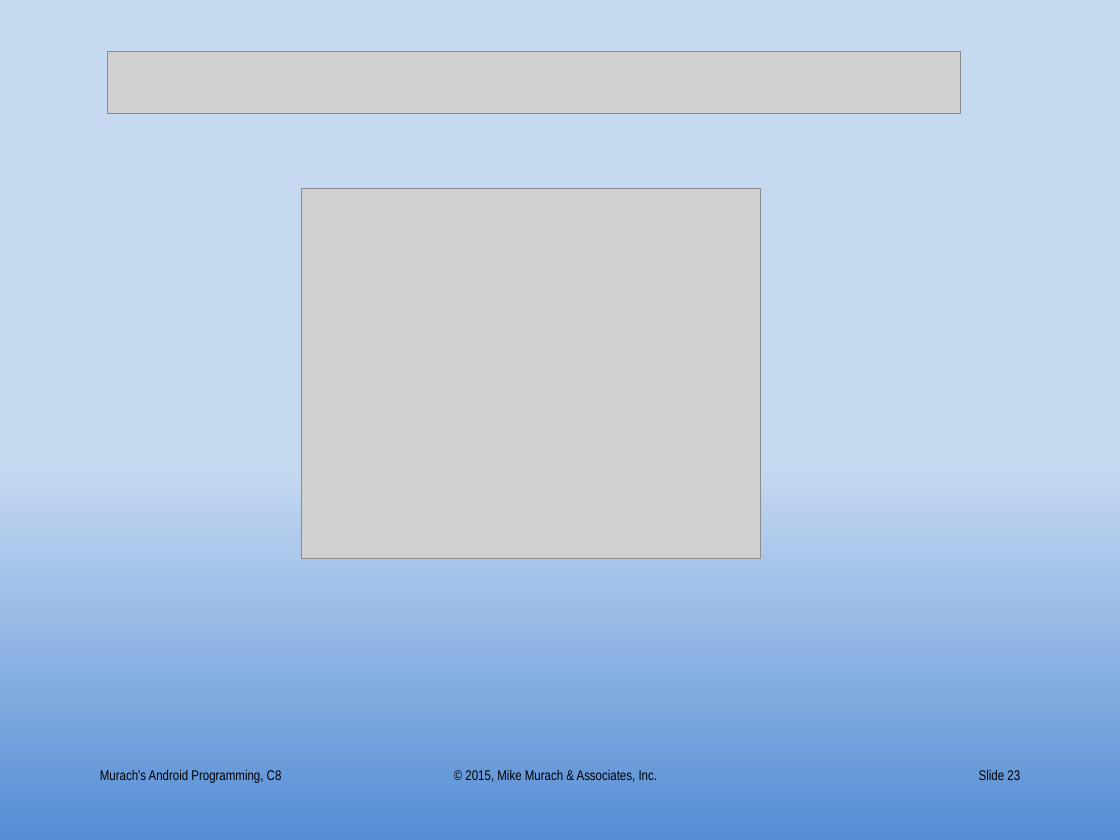
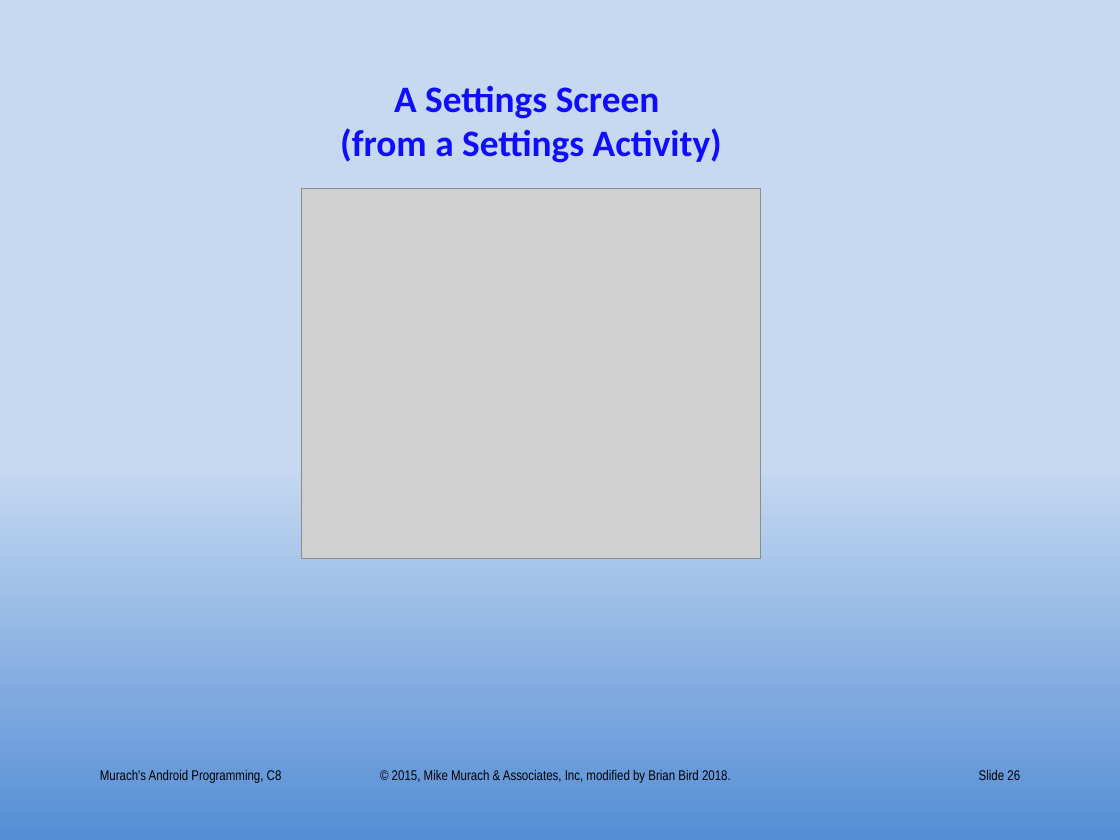
Before and after one commit to UO-CIS/CIS399Android-CourseMaterials, a slide deck: slide 26 of Notes and Slides/CIS399Wk2Day3b-Menu+Settings.pptx (slide 23 before the commit). Drawn at 1120x840 pixels with LibreOffice and Linux fonts; fonts in the diff are those of the drawing; grey boxes stand for pictures. Boxes give left, top, right and bottom in pixels: in the first picture for what was removed or moved away, otherwise in the second. Text is boxed around its words. In the diff, an @@ line names an element or a change of style, - is before the commit and + after.

```diff
--- a/Notes and Slides/CIS399Wk2Day3b-Menu+Settings.pptx
+++ b/Notes and Slides/CIS399Wk2Day3b-Menu+Settings.pptx
@@ picture removed at box(108, 52, 961, 114) @@
@@ text added at box(340, 86, 722, 163), 24 pt, text #100DFF, bold @@
+A Settings Screen
+(from a Settings Activity)
@@ text at box(392, 770, 731, 783): text changed @@
-© 2015, Mike Murach & Associates, Inc.
+© 2015, Mike Murach & Associates, Inc, modified by Brian Bird 2018.
@@ page number at box(979, 770, 1020, 780): text changed @@
-Slide 23
+Slide 26
```
Also in this commit, not shown: 12 other slides changed, 6 slides added, 1 slide removed, 9 other files.
